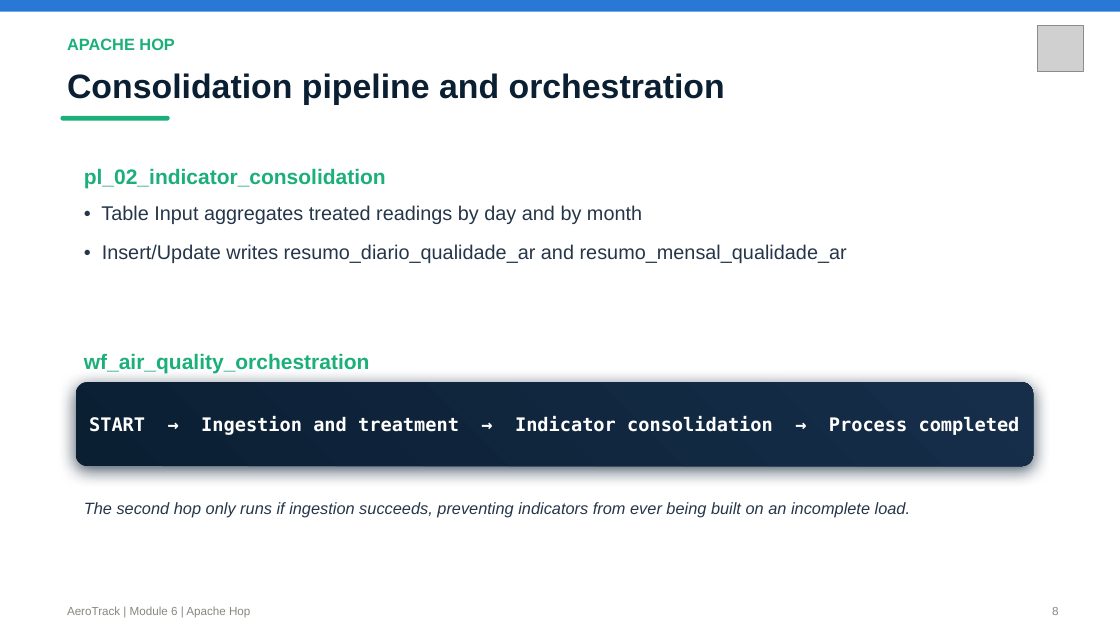
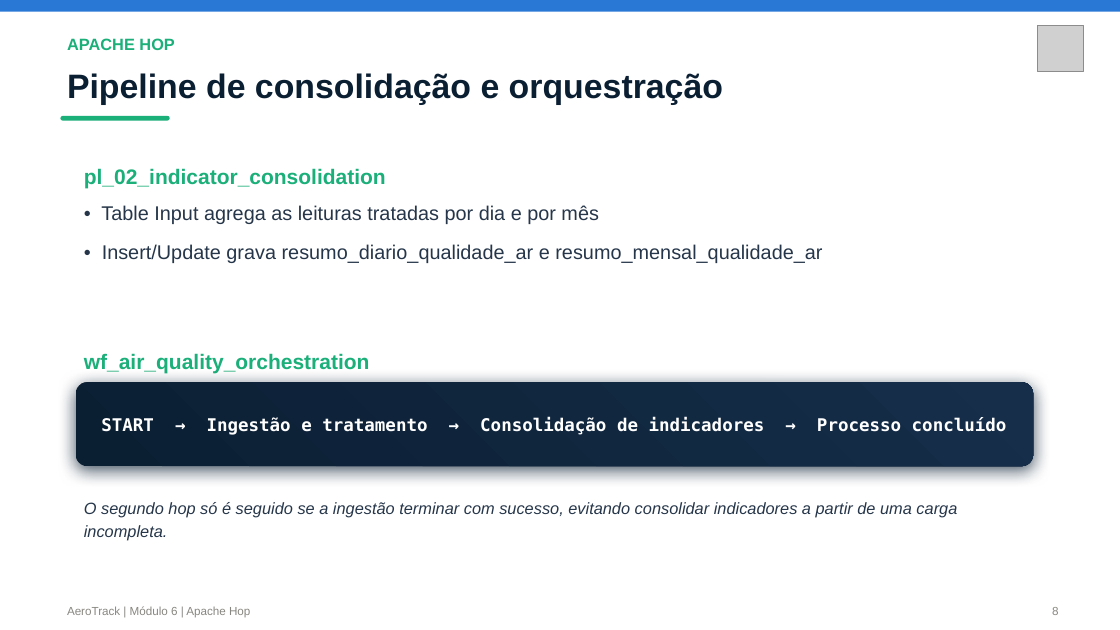
Before and after one commit to JulianaBallin/AeroTrack, a slide deck: slide 8 of docs/evidencias/AeroTrack-Apresentacao-Modulo6.pptx. Drawn at 1120x630 pixels with LibreOffice and Linux fonts; fonts in the diff are those of the drawing; grey boxes stand for pictures. Boxes give left, top, right and bottom in pixels: in the first picture for what was removed or moved away, otherwise in the second. Text is boxed around its words. In the diff, an @@ line names an element or a change of style, - is before the commit and + after.

Commit message:
docs(relatorio): shrink table font, fix remaining accents, use PT flowchart
Wraps every longtable in \small so the pipeline/database tables fit
more comfortably and read less cramped. Fixes several more missed
accents (resumo executivo, Janino description, dashboard section).
Swaps the architecture flowchart for a Portuguese-labeled version to
match the rest of the report.

```diff
--- a/docs/evidencias/AeroTrack-Apresentacao-Modulo6.pptx
+++ b/docs/evidencias/AeroTrack-Apresentacao-Modulo6.pptx
@@ text at (67,73,723,105): text changed @@
-Consolidation pipeline and orchestration
+Pipeline de consolidação e orquestração
@@ text at (101,205,822,263): text changed @@
-• Table Input aggregates treated readings by day and by month
-• Insert/Update writes resumo_diario_qualidade_ar and resumo_mensal_qualidade_ar
+• Table Input agrega as leituras tratadas por dia e por mês
+• Insert/Update grava resumo_diario_qualidade_ar e resumo_mensal_qualidade_ar
@@ text in rounded rectangle at (101,417,1007,435): text changed; size 16 to 15 pt @@
-START → Ingestion and treatment → Indicator consolidation → Process completed
+START → Ingestão e tratamento → Consolidação de indicadores → Processo concluído
@@ text at (84,502,957,540): text changed @@
-The second hop only runs if ingestion succeeds, preventing indicators from ever being built on an incomplete load.
+O segundo hop só é seguido se a ingestão terminar com sucesso, evitando consolidar indicadores a partir de uma carga incompleta.
@@ text at (67,606,250,618): text changed @@
-AeroTrack | Module 6 | Apache Hop
+AeroTrack | Módulo 6 | Apache Hop
```
Also in this commit, not shown: 13 other slides changed, 2 slides added, 2 slides removed, 4 other files.
